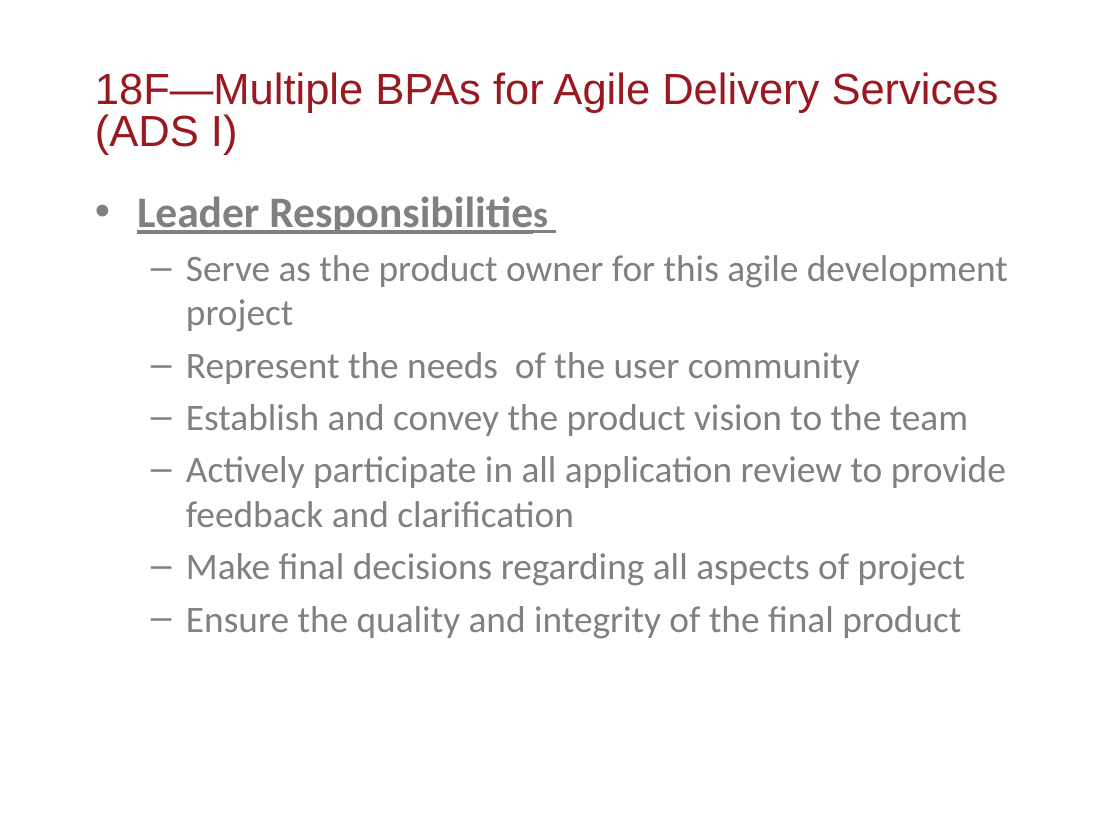
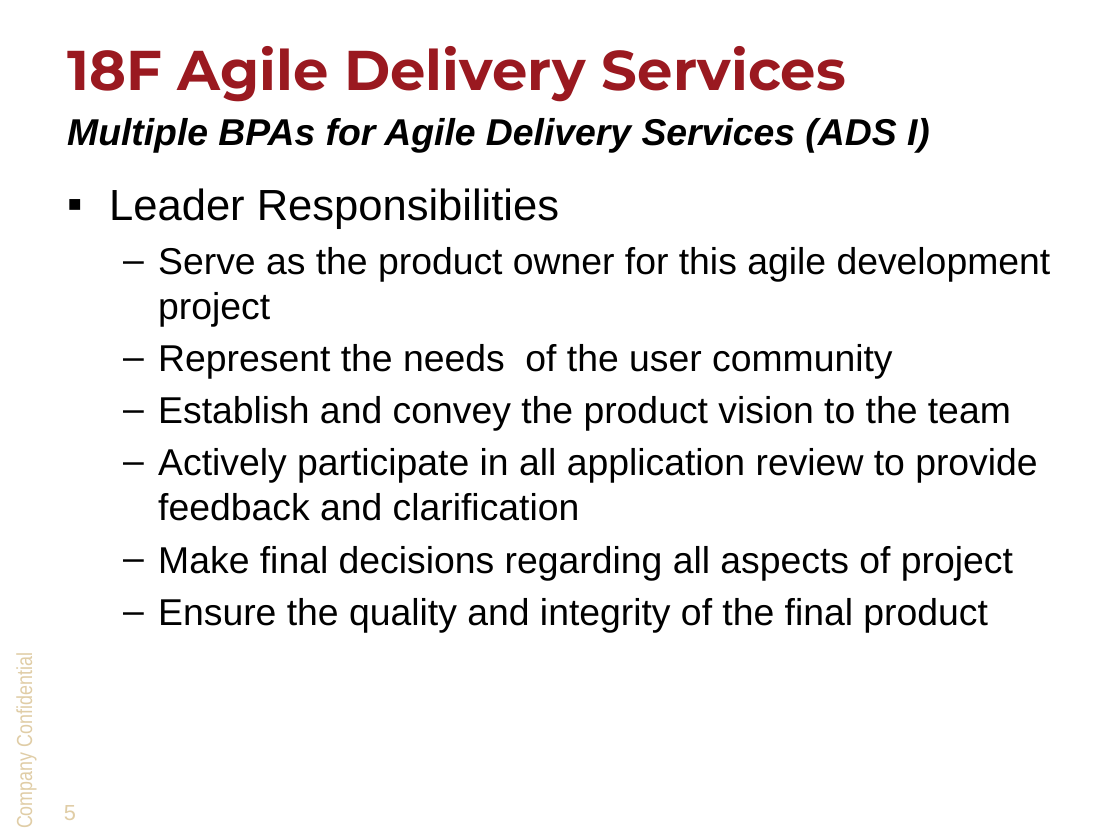
Before and after one commit to DevTechnology/DRIC, a slide deck: slide 5 of Appendix E-Approach Criteria Evidence/criteria A-1 GSA 18F kick off.pptx. Drawn at 1120x840 pixels with LibreOffice and Linux fonts; fonts in the diff are those of the drawing; background and template pictures are left out. Boxes give left, top, right and bottom in pixels: in the first picture for what was removed or moved away, otherwise in the second. Text is boxed around its words. In the diff, an @@ line names an element or a change of style, - is before the commit and + after.

Commit message:
Updated format

```diff
--- a/Appendix E-Approach Criteria Evidence/criteria A-1 GSA 18F kick off.pptx
+++ b/Appendix E-Approach Criteria Evidence/criteria A-1 GSA 18F kick off.pptx
@@ title added at <box>67,46,846,102</box>, 36 pt, text #9A1920, bold @@
+18F Agile Delivery Services
@@ text at <box>67,118,930,153</box>: text changed; size 28 to 24 pt; text colour #9A1920 to #000000; bold on; italic on @@
-18F—Multiple BPAs for Agile Delivery Services (ADS I)
+Multiple BPAs for Agile Delivery Services (ADS I)
@@ text "Leader Responsibilities": place and size @@
-text "Leader Responsibilities" at <box>137,196,1008,639</box>
+text "Leader Responsibilities" at <box>109,188,1051,632</box>
@@ text "Leader Responsibilities" at <box>109,188,1051,632</box>: size 24 to 28 pt in "Responsibilities"; font Calibri to Arial, text colour #808080 to #000000; bold off, underline off in "Leader Responsibilities"; bullet • to ▪ @@
@@ text added at <box>12,662,37,827</box>, 14 pt, text #E0CDA6 @@
+Company Confidential
@@ page number added at <box>64,805,76,820</box>, 14 pt, text #E0CDA6 @@
+5
```
Also in this commit, not shown: 7 other slides changed.
